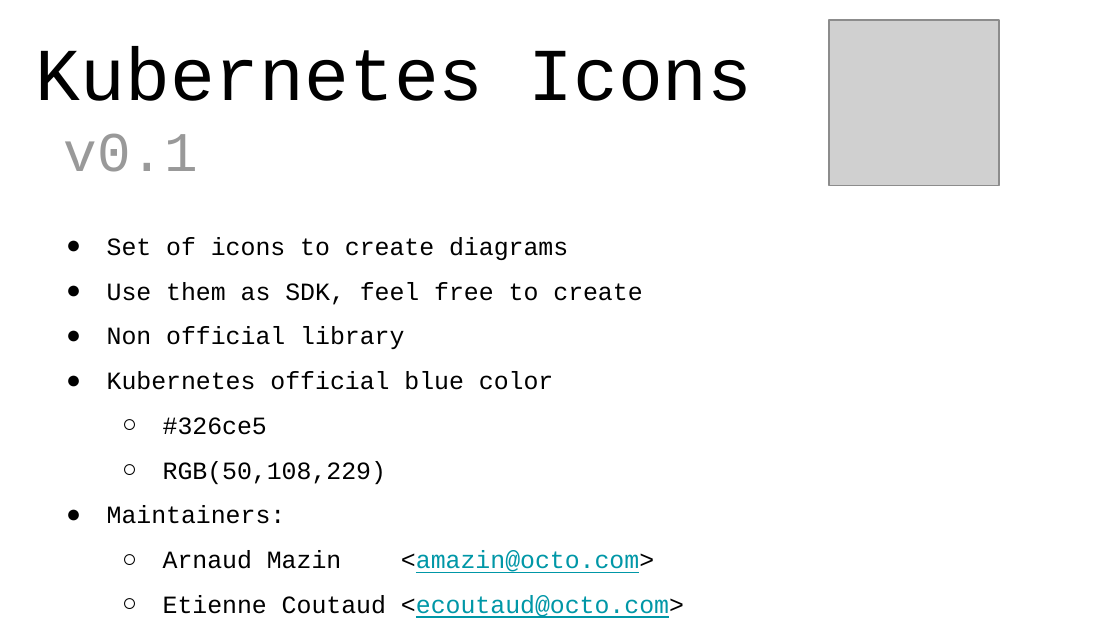
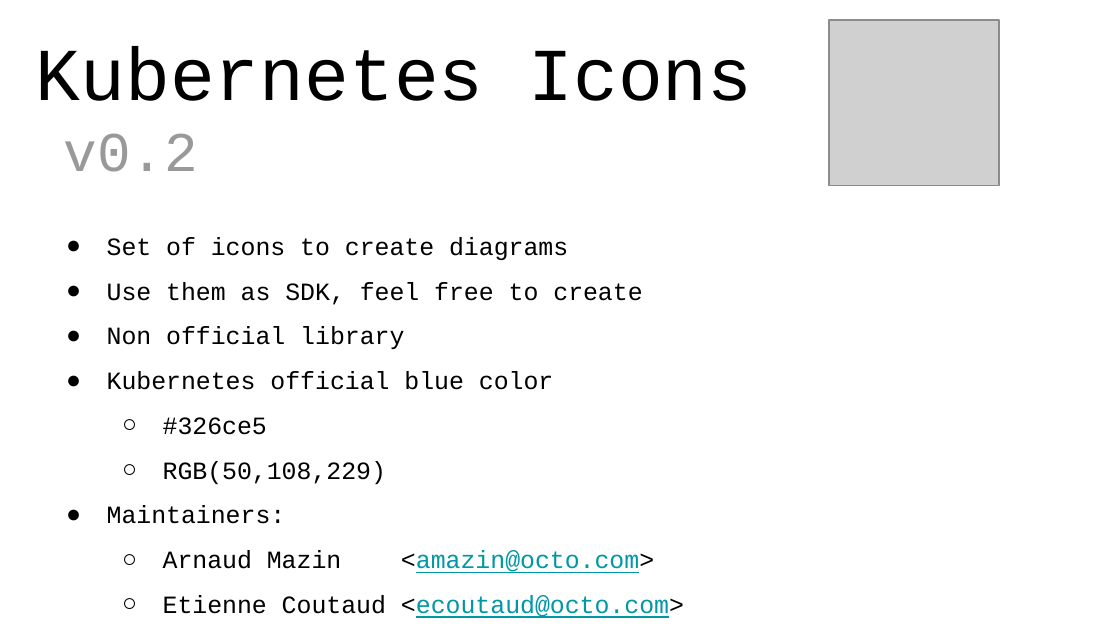
Before and after one commit to octo-technology/kubernetes-icons, a slide deck: slide 1 of slidedeck/Kubernetes_Icons_PPTX.pptx. Drawn at 1120x630 pixels with LibreOffice and Linux fonts; fonts in the diff are those of the drawing; grey boxes stand for pictures. Boxes give left, top, right and bottom in pixels: in the first picture for what was removed or moved away, otherwise in the second. Text is boxed around its words. In the diff, an @@ line names an element or a change of style, - is before the commit and + after.

```diff
--- a/slidedeck/Kubernetes_Icons_PPTX.pptx
+++ b/slidedeck/Kubernetes_Icons_PPTX.pptx
@@ title at (x1=63, y1=133, x2=197, y2=172): text changed @@
-v0.1
+v0.2
```
Also in this commit, not shown: 3 other files.
